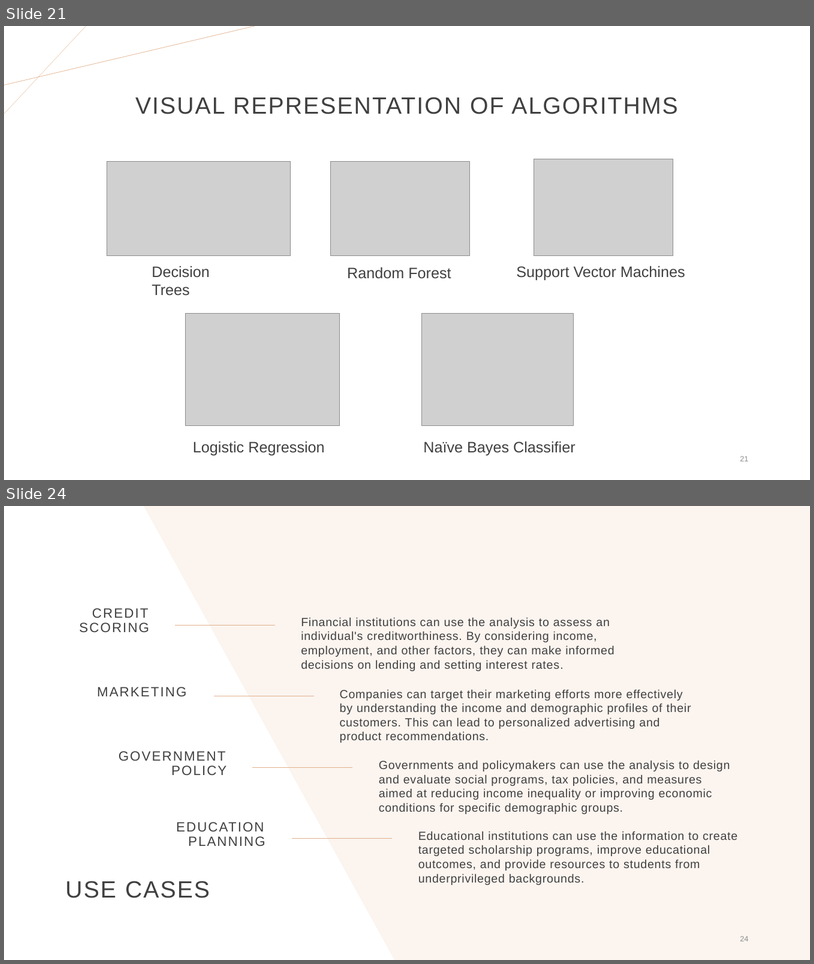
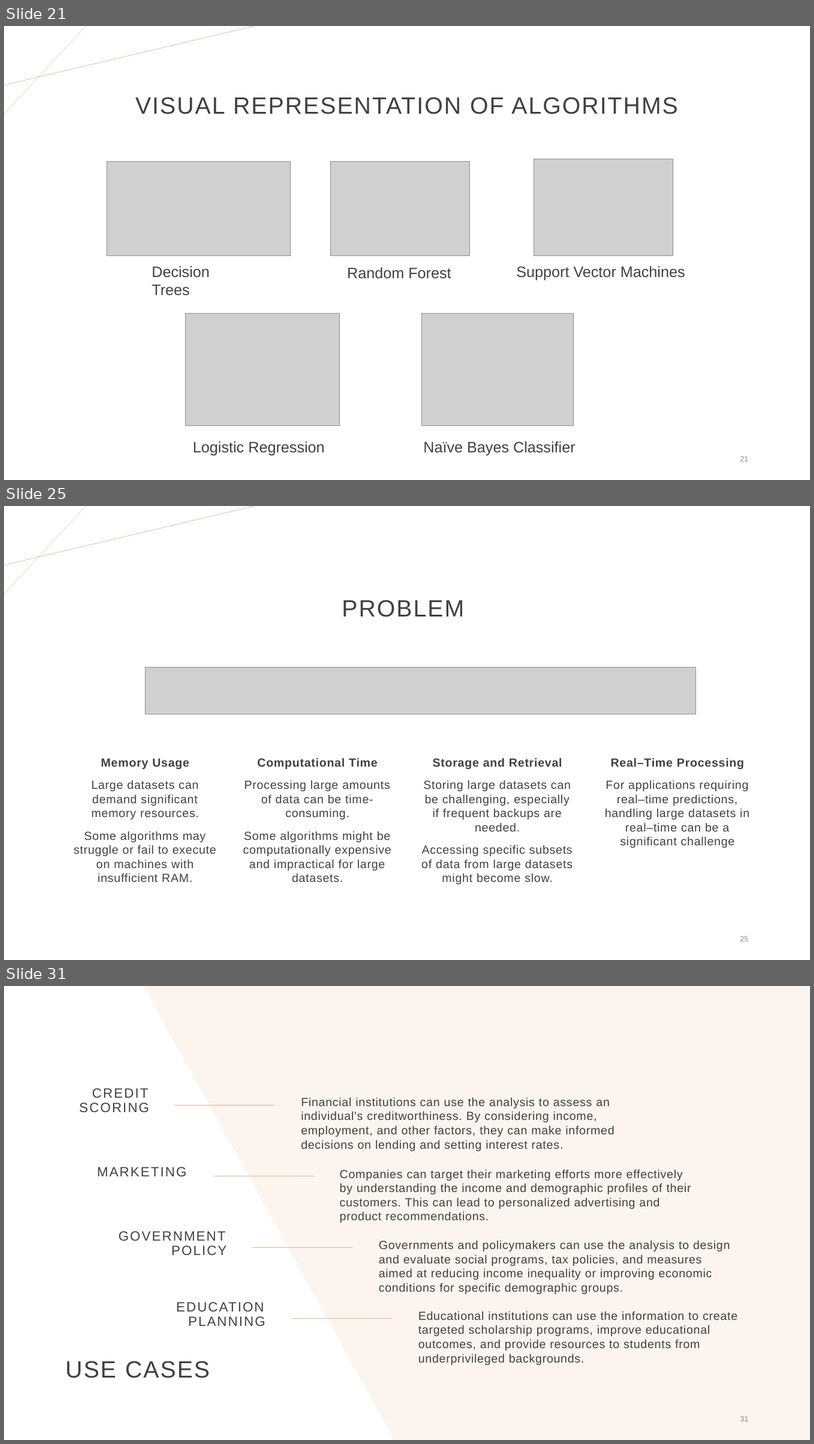
Before and after one commit to Hetansh-patel/Income-Prediction-With-R, a slide deck: R Project.pptx. Shown one above the other, each under a label of ours: slides 21 and 24 before the commit, slides 21, 25 and 31 after it; the slides between them are not shown. The pictures are 814x964 and 814x1444 pixels, drawn with LibreOffice and Linux fonts; fonts in the diff are those of the drawing; grey boxes stand for pictures. Boxes give left, top, right and bottom in pixels: in the first picture for what was removed or moved away, otherwise in the second. Text is boxed around its words. In the diff, an @@ line names an element or a change of style, - is before the commit and + after.

```diff
--- a/R Project.pptx
+++ b/R Project.pptx
@@ slide 25 added at (x1=4, y1=506, x2=810, y2=960), background #FFFFFF; not listed: 2 template elements that a slide beside it also shows @@
@@ title added at (x1=342, y1=600, x2=464, y2=617), 28 pt, text #404040 @@
+PROBLEM
@@ picture added at (x1=146, y1=667, x2=696, y2=714) @@
@@ text added at (x1=243, y1=757, x2=392, y2=882), 14 pt, text #404040 @@
+Computational Time
+Processing large amounts of data can be time-consuming.
+Some algorithms might be computationally expensive and impractical for large datasets.
@@ text added at (x1=422, y1=757, x2=573, y2=884), 14 pt, text #404040 @@
+Storage and Retrieval
+Storing large datasets can be challenging, especially if frequent backups are needed.
+Accessing specific subsets of data from large datasets might become slow.
@@ text added at (x1=605, y1=757, x2=750, y2=847), 14 pt, text #404040 @@
+Real–Time Processing
+For applications requiring real–time predictions, handling large datasets in real–time can be a significant challenge
@@ text added at (x1=74, y1=758, x2=216, y2=882), 14 pt, text #404040 @@
+Memory Usage
+Large datasets can demand significant memory resources.
+Some algorithms may struggle or fail to execute on machines with insufficient RAM.
@@ page number added at (x1=740, y1=936, x2=749, y2=941), 9 pt, text #8C8C8C @@
+25
@@ what was slide 24 is now slide 31 @@
@@ page number at (x1=740, y1=1416, x2=749, y2=1421): text changed @@
-24
+31
```
Also in this commit, not shown: 4 slides changed, 7 other slides added, 2 slides removed.
